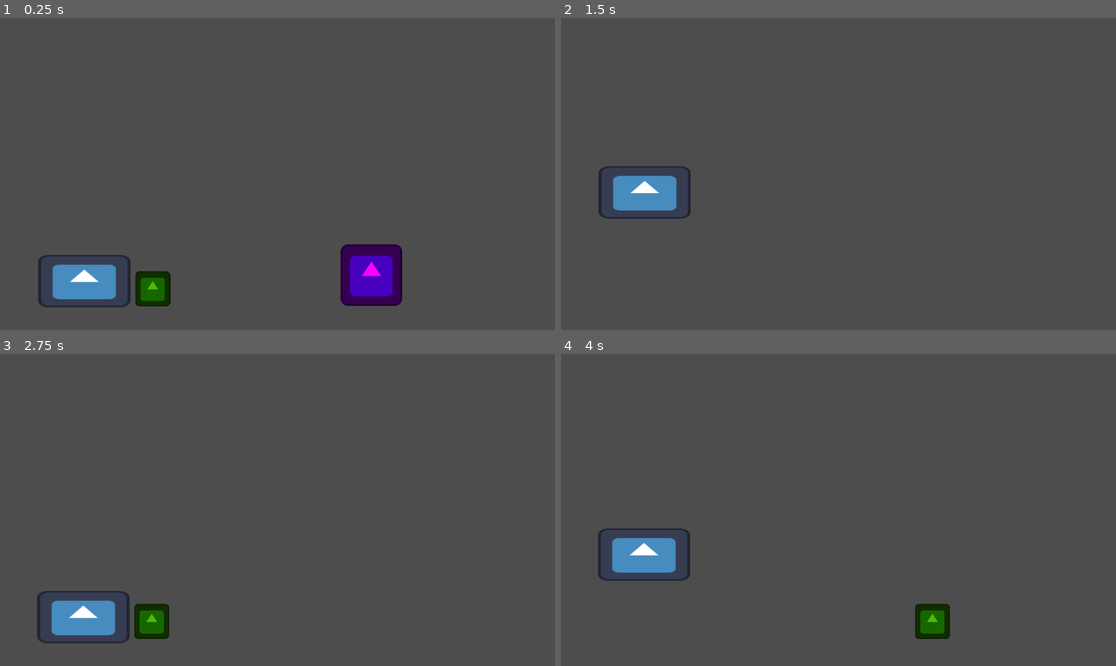
Above: before the commit, frames 1-4 (two rows, left to right).
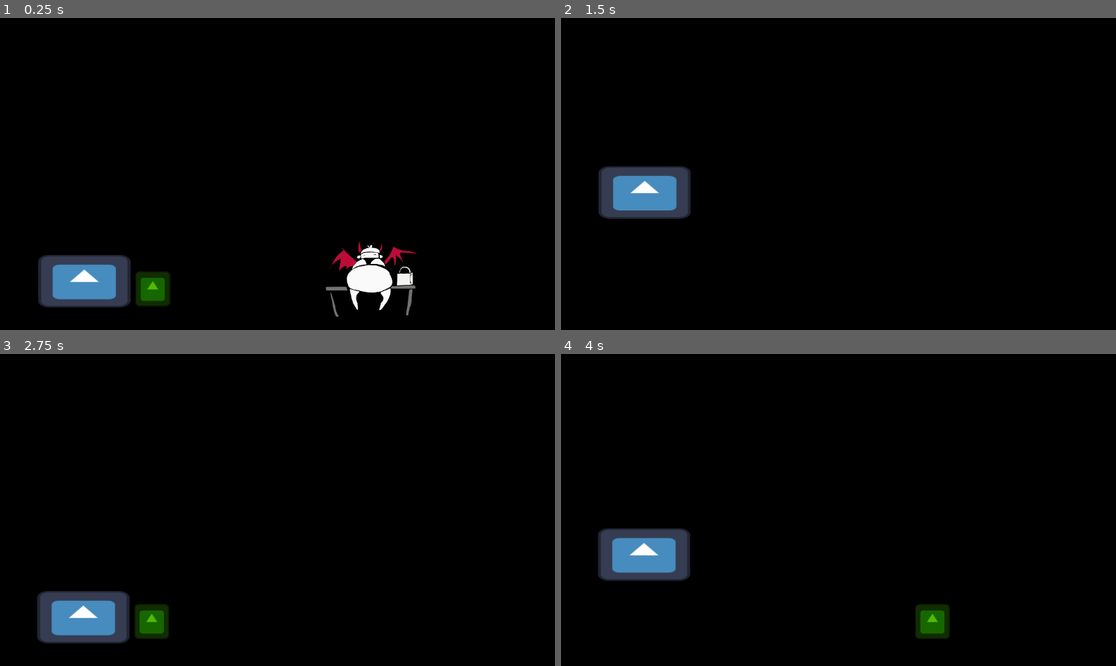
Above: after the commit, the same moments.

Repository: Guillemain/trijam
Game: Godot game, scene res://main.tscn
Same seed, same stepped clock (60 frames per second), same inputs: the game is played once before the commit and once after it. The engine's default icon, where the game draws it, is replaced by a stand-in: a white triangle on a blue panel in a dark square.
Inputs (mouse positions are in pixels of both pictures, inside the frame that each line leads up to):
- Up to frame 1 (0.25 s): no input
- Up to frame 2 (1.5 s): move the mouse to (960, 158) at 0.52 s; click (960, 158) at 0.6 s; tap Space (jump) at 0.77 s; move the mouse to (727, 189) at 1.27 s; click (727, 189) at 1.35 s
- Up to frame 3 (2.75 s): tap Space (jump) at 1.52 s; move the mouse to (333, 441) at 2.02 s; click (333, 441) at 2.1 s
- Up to frame 4 (4 s): tap Enter at 2.75 s; move the mouse to (810, 572) at 2.77 s; click (810, 572) at 2.85 s; tap Space (jump) at 3.02, 3.77 s; move the mouse to (1005, 556) at 3.52 s; click (1005, 556) at 3.6 s

The runs differ from the first frame. In frame 1, 97% of the frame differs, in the area x 0-100%, y 0-100%; in frame 2, 97%; in frame 3, 97%; in frame 4, 97%.

Commit message:
Add peon fx and sprite

Diff:
--- /dev/null
+++ b/trijam-255/Peon/died_effect.gd
@@ -0,0 +1,15 @@
+extends Node2D
+
+
+# Called when the node enters the scene tree for the first time.
+func _ready():
+	play_died()
+
+func play_died():
+	$Explosion.visible = true
+	$Ame.visible = true
+	$Explosion.play("default")
+	$Ame.play("default")
+	var tween := get_tree().create_tween()
+	tween.tween_property($Ame,"position",$Ame.position + Vector2.UP * 500,0.5).set_ease(Tween.EASE_IN)
+	tween.tween_callback(queue_free)
--- /dev/null
+++ b/trijam-255/Peon/died_effect.tscn
@@ -0,0 +1,92 @@
+[gd_scene load_steps=18 format=3 uid="uid://dbofsp4hfkeqy"]
+
+[ext_resource type="Texture2D" uid="uid://bikkhniw2wvte" path="res://Peon/Frames/frames_peon0011.png" id="1_bdklp"]
+[ext_resource type="Script" path="res://Peon/died_effect.gd" id="1_pg512"]
+[ext_resource type="Texture2D" uid="uid://dubaigmvi7kfh" path="res://Peon/Frames/frames_peon0012.png" id="2_u5m34"]
+[ext_resource type="Texture2D" uid="uid://bka5jkfp1ld77" path="res://Peon/Frames/frames_peon0013.png" id="3_jtn06"]
+[ext_resource type="Texture2D" uid="uid://bjn77oqjaw8ib" path="res://Peon/Frames/frames_peon0014.png" id="4_5mssp"]
+[ext_resource type="Texture2D" uid="uid://resef3pl04o2" path="res://Peon/Frames/frames_peon0015.png" id="5_0kgid"]
+[ext_resource type="Texture2D" uid="uid://bgasla311ckj8" path="res://Peon/Frames/frames_peon0016.png" id="6_lcdy5"]
+[ext_resource type="Texture2D" uid="uid://d3w6uij7wukny" path="res://Peon/Frames/frames_peon0017.png" id="7_vybwj"]
+[ext_resource type="Texture2D" uid="uid://de55bx5r1moj7" path="res://Peon/Frames/frames_peon0018.png" id="8_ngp6i"]
+[ext_resource type="Texture2D" uid="uid://cdahwc73bhjun" path="res://Peon/Frames/frames_peon0019.png" id="9_sqao5"]
+[ext_resource type="Texture2D" uid="uid://b3tntc5h2ec3j" path="res://Peon/Frames/frames_peon0020.png" id="10_hio07"]
+[ext_resource type="Texture2D" uid="uid://c65dlgxsae30q" path="res://Peon/Frames/frames_peon0007.png" id="11_07704"]
+[ext_resource type="Texture2D" uid="uid://bba7f5ug70hl2" path="res://Peon/Frames/frames_peon0008.png" id="12_cayrp"]
+[ext_resource type="Texture2D" uid="uid://bvfp3jwfbs3qo" path="res://Peon/Frames/frames_peon0009.png" id="13_xq66r"]
+[ext_resource type="Texture2D" uid="uid://d03y2yxld373f" path="res://Peon/Frames/frames_peon0010.png" id="14_bw0c8"]
+
+[sub_resource type="SpriteFrames" id="SpriteFrames_qxt76"]
+animations = [{
+"frames": [{
+"duration": 1.0,
+"texture": ExtResource("1_bdklp")
+}, {
+"duration": 1.0,
+"texture": ExtResource("2_u5m34")
+}, {
+"duration": 1.0,
+"texture": ExtResource("3_jtn06")
+}, {
+"duration": 2.0,
+"texture": ExtResource("4_5mssp")
+}, {
+"duration": 1.5,
+"texture": ExtResource("5_0kgid")
+}, {
+"duration": 1.5,
+"texture": ExtResource("6_lcdy5")
+}, {
+"duration": 1.5,
+"texture": ExtResource("7_vybwj")
+}, {
+"duration": 1.0,
+"texture": ExtResource("8_ngp6i")
+}, {
+"duration": 1.0,
+"texture": ExtResource("9_sqao5")
+}, {
+"duration": 1.0,
+"texture": ExtResource("10_hio07")
+}],
+"loop": false,
+"name": &"default",
+"speed": 20.0
+}]
+
+[sub_resource type="SpriteFrames" id="SpriteFrames_3vuxe"]
+animations = [{
+"frames": [{
+"duration": 1.0,
+"texture": ExtResource("11_07704")
+}, {
+"duration": 1.0,
+"texture": ExtResource("12_cayrp")
+}, {
+"duration": 1.0,
+"texture": ExtResource("13_xq66r")
+}, {
+"duration": 1.0,
+"texture": ExtResource("14_bw0c8")
+}],
+"loop": true,
+"name": &"default",
+"speed": 10.0
+}]
+
+[node name="DiedEffect" type="Node2D"]
+script = ExtResource("1_pg512")
+
+[node name="Explosion" type="AnimatedSprite2D" parent="."]
+visible = false
+sprite_frames = SubResource("SpriteFrames_qxt76")
+frame = 8
+frame_progress = 0.877042
+
+[node name="Ame" type="AnimatedSprite2D" parent="."]
+visible = false
+position = Vector2(-1, -2)
+scale = Vector2(0.445, 0.445)
+sprite_frames = SubResource("SpriteFrames_3vuxe")
+frame_progress = 0.0488071
+offset = Vector2(19, 73)
--- /dev/null
+++ b/trijam-255/Peon/pen_render.gd
@@ -0,0 +1,20 @@
+extends Node2D
+
+const died_effct := preload("res://Peon/died_effect.tscn")
+
+var mechant: bool = false
+
+# Called when the node enters the scene tree for the first time.
+func _ready():
+	mechant = get_parent().peonType == 1
+
+	if(mechant):
+		$AnimatedSprite2D.animation = "mechant"
+	$AnimatedSprite2D.frame = randi_range(0,3) # inclusive
+
+
+
+func _on_peon_is_killed():
+	$AnimatedSprite2D.animation = "dead"
+	var efx = died_effct.instantiate()
+	get_parent().get_parent().add_child(efx)
--- /dev/null
+++ b/trijam-255/Peon/pen_render.tscn
@@ -0,0 +1,63 @@
+[gd_scene load_steps=12 format=3 uid="uid://bf850po8xbkpp"]
+
+[ext_resource type="Script" path="res://Peon/pen_render.gd" id="1_f7hlr"]
+[ext_resource type="Texture2D" uid="uid://ds56kxccl6v6b" path="res://Peon/Frames/frames_peon0005.png" id="1_jupl6"]
+[ext_resource type="Texture2D" uid="uid://cmeeyftot06o1" path="res://Peon/Frames/frames_peon0001.png" id="2_buegv"]
+[ext_resource type="Texture2D" uid="uid://u6ldmxmat545" path="res://Peon/Frames/frames_peon0002.png" id="3_uxg28"]
+[ext_resource type="Texture2D" uid="uid://kfm4g2j48kbg" path="res://Peon/Frames/frames_peon0004.png" id="4_yanav"]
+[ext_resource type="Texture2D" uid="uid://bivu6lwdkgjal" path="res://Peon/Frames/frames_peon0003.png" id="5_8xkv0"]
+[ext_resource type="Texture2D" uid="uid://btb1q8sip1cs8" path="res://Peon/Frames/frames_peon_mechant0001.png" id="7_ryb8r"]
+[ext_resource type="Texture2D" uid="uid://bic7crvlp1hb6" path="res://Peon/Frames/frames_peon_mechant0002.png" id="8_qh776"]
+[ext_resource type="Texture2D" uid="uid://bcfg55fpxgoa1" path="res://Peon/Frames/frames_peon_mechant0003.png" id="9_pjsk2"]
+[ext_resource type="Texture2D" uid="uid://quvenbmn4h85" path="res://Peon/Frames/frames_peon_mechant0004.png" id="10_j5otl"]
+
+[sub_resource type="SpriteFrames" id="SpriteFrames_82bx6"]
+animations = [{
+"frames": [{
+"duration": 1.0,
+"texture": ExtResource("1_jupl6")
+}],
+"loop": true,
+"name": &"dead",
+"speed": 5.0
+}, {
+"frames": [{
+"duration": 1.0,
+"texture": ExtResource("2_buegv")
+}, {
+"duration": 1.0,
+"texture": ExtResource("3_uxg28")
+}, {
+"duration": 1.0,
+"texture": ExtResource("4_yanav")
+}, {
+"duration": 1.0,
+"texture": ExtResource("5_8xkv0")
+}],
+"loop": true,
+"name": &"default",
+"speed": 5.0
+}, {
+"frames": [{
+"duration": 1.0,
+"texture": ExtResource("7_ryb8r")
+}, {
+"duration": 1.0,
+"texture": ExtResource("8_qh776")
+}, {
+"duration": 1.0,
+"texture": ExtResource("9_pjsk2")
+}, {
+"duration": 1.0,
+"texture": ExtResource("10_j5otl")
+}],
+"loop": true,
+"name": &"mechant",
+"speed": 5.0
+}]
+
+[node name="PenRender" type="Node2D"]
+script = ExtResource("1_f7hlr")
+
+[node name="AnimatedSprite2D" type="AnimatedSprite2D" parent="."]
+sprite_frames = SubResource("SpriteFrames_82bx6")
--- a/trijam-255/Peon/peon.tscn
+++ b/trijam-255/Peon/peon.tscn
@@ -1,7 +1,8 @@
-[gd_scene load_steps=4 format=3 uid="uid://b0nr5ynvf8vak"]
+[gd_scene load_steps=5 format=3 uid="uid://b0nr5ynvf8vak"]
 
 [ext_resource type="Texture2D" uid="uid://bd38e2ar0j8jt" path="res://icon.svg" id="1_ayyln"]
 [ext_resource type="Script" path="res://Peon/peon.gd" id="1_vj08f"]
+[ext_resource type="PackedScene" uid="uid://bf850po8xbkpp" path="res://Peon/pen_render.tscn" id="3_wp66r"]
 
 [sub_resource type="RectangleShape2D" id="RectangleShape2D_oncc7"]
 size = Vector2(127, 126)
@@ -14,6 +15,7 @@
 script = ExtResource("1_vj08f")
 
 [node name="Sprite2D" type="Sprite2D" parent="."]
+visible = false
 modulate = Color(1, 0, 1, 1)
 position = Vector2(0, -67)
 texture = ExtResource("1_ayyln")
@@ -21,3 +23,9 @@
 [node name="CollisionShape2D" type="CollisionShape2D" parent="."]
 position = Vector2(0.5, -67)
 shape = SubResource("RectangleShape2D_oncc7")
+
+[node name="PenRender" parent="." instance=ExtResource("3_wp66r")]
+position = Vector2(7, -64)
+scale = Vector2(0.496636, 0.496636)
+
+[connection signal="isKilled" from="." to="PenRender" method="_on_peon_is_killed"]
--- a/trijam-255/project.godot
+++ b/trijam-255/project.godot
@@ -50,3 +50,4 @@
 
 renderer/rendering_method="gl_compatibility"
 renderer/rendering_method.mobile="gl_compatibility"
+environment/defaults/default_clear_color=Color(0, 0, 0, 1)
Binary file added: trijam-255/Peon/Frames/frames_peon0000.png
Not shown, added: trijam-255/Peon/Frames/frames_peon0000.png.import
Binary file added: trijam-255/Peon/Frames/frames_peon0001.png
Not shown, added: trijam-255/Peon/Frames/frames_peon0001.png.import
Binary file added: trijam-255/Peon/Frames/frames_peon0002.png
Not shown, added: trijam-255/Peon/Frames/frames_peon0002.png.import
Binary file added: trijam-255/Peon/Frames/frames_peon0003.png
Not shown, added: trijam-255/Peon/Frames/frames_peon0003.png.import
Binary file added: trijam-255/Peon/Frames/frames_peon0004.png
Not shown, added: trijam-255/Peon/Frames/frames_peon0004.png.import
Binary file added: trijam-255/Peon/Frames/frames_peon0005.png
Not shown, added: trijam-255/Peon/Frames/frames_peon0005.png.import
(and 38 more such lines)
